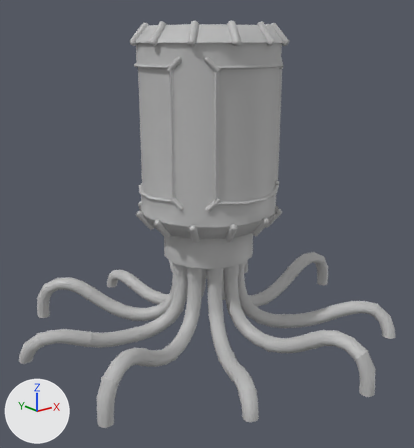
An edit to the FBX model Assets/Models/SM_JellyTank/SM_Jelly_Tank.fbx, drawn before and after from the same camera.
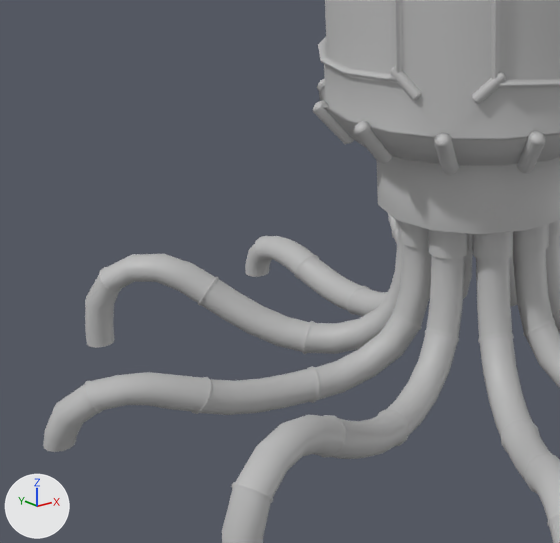
Old and new are each drawn whole from a camera (50 mm lens) standing at (-4.26, -5.29, 3.52) and looking at (-0.13, -0.13, 1.45) and again close up on the part from 0% to 59% of the width and 37% to 90% of the height. The lights are fixed; the arrows at lower left show +X, +Y and +Z. Where no turn or scale is listed for an object, it has been applied to the vertices.

The first close-up shows 'SM_Base_Tank', 'SM_Tank'.
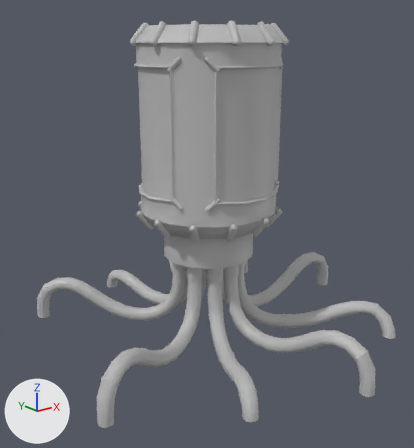
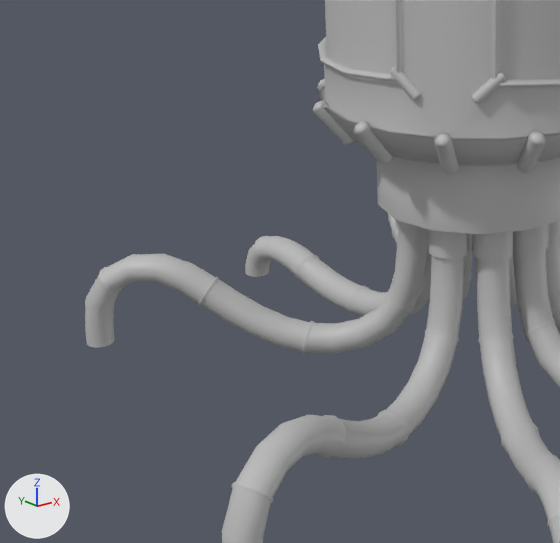
Commit message: Nuovi Jelly Tank

Boxes (x1, y1, x2, y2) around the edits, measured in the close-ups (560 x 543 px):
```json
{"object": "SM_Base_Tank", "change": "reshaped", "before": [43, 156, 560, 543], "after": [85, 156, 560, 543]}
{"part": 1, "of": "me_mesh", "change": "deleted", "before": [43, 221, 432, 452]}
```

The change, as JSON lines over the scene's bpy script:
```json
{"block": "me_mesh", "where": "me_mesh.from_pydata(...)  # 4348 vertices, 4230 faces; spans x -2.28..2.34, y -2.31..2.14, z 0.0..1.44"}
{"block": "me_mesh", "where": "# used by ob_sm_base_tank; location = (0.0, 0.0, 0.0)"}
{"block": "me_mesh", "change": "me_mesh part 1: the loose piece of 429 vertices spanning x -2.28..-0.25, y -0.04..0.74, z 0.0..1.14 is deleted"}
```
